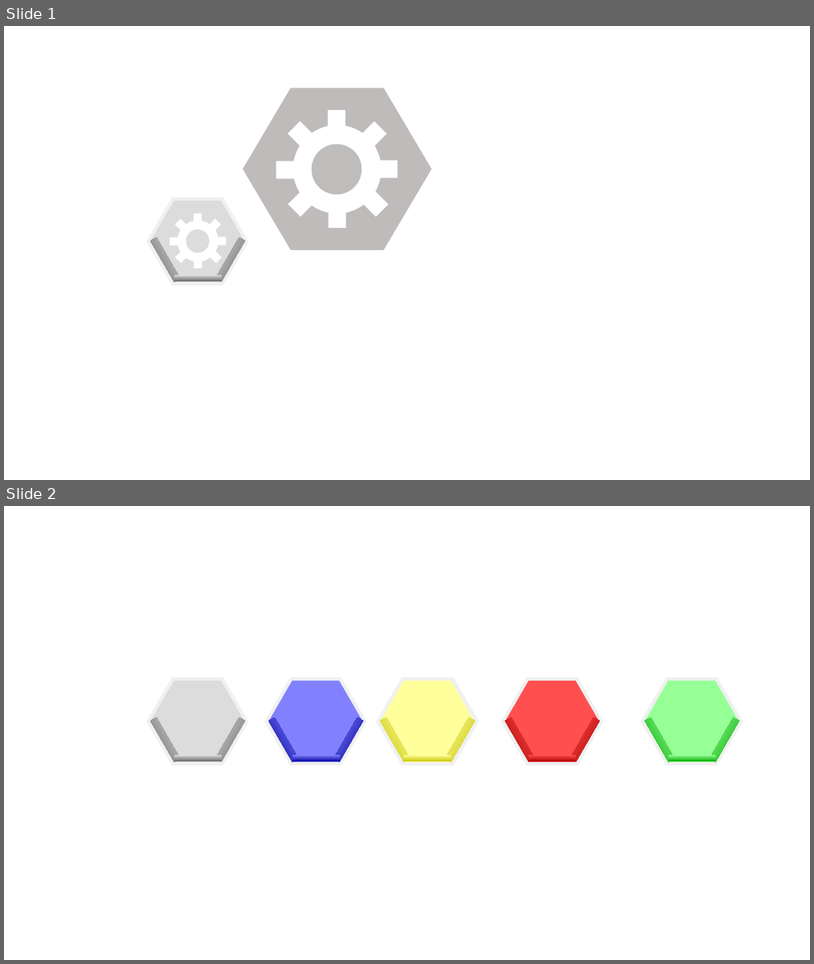
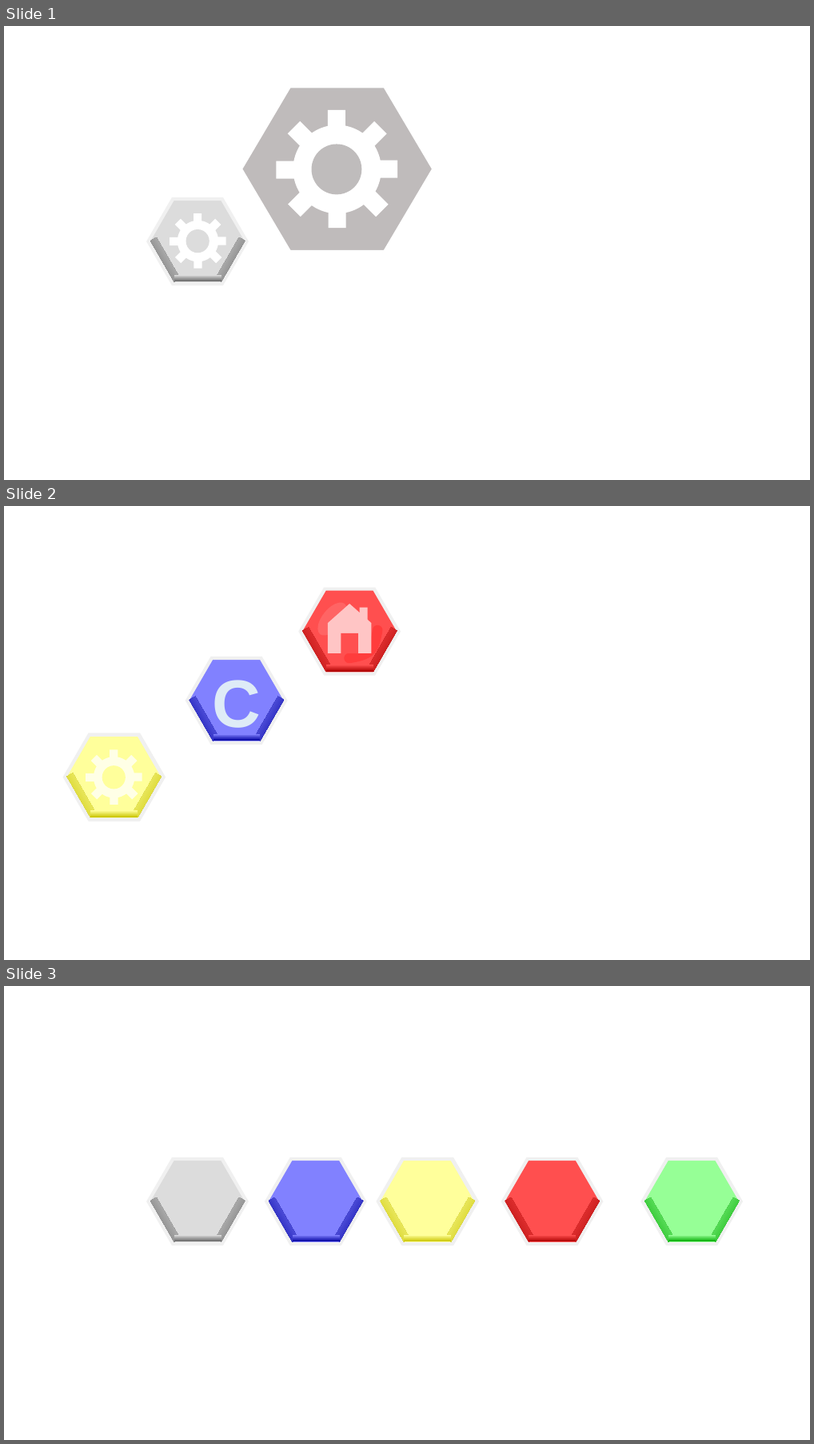
Before and after one commit to SNUGDC/Hextris, a slide deck: Hextris 아트 리소스.pptx. Shown one above the other, each under a label of ours: slides 1 and 2 before the commit, slides 1, 2 and 3 after it. The pictures are 814x964 and 814x1444 pixels, drawn with LibreOffice and Linux fonts; fonts in the diff are those of the drawing. Boxes give left, top, right and bottom in pixels: in the first picture for what was removed or moved away, otherwise in the second. Text is boxed around its words. In the diff, an @@ line names an element or a change of style, - is before the commit and + after.

```diff
--- a/Hextris 아트 리소스.pptx
+++ b/Hextris 아트 리소스.pptx
@@ slide 2 added at [4,506,810,960], background #FFFFFF @@
@@ group added at [301,589,399,673]: 6 rectangles, 1 hexagon, 1 ellipse, 1 freeform shape, 1 triangle @@
@@ group added at [187,658,286,743]: 3 rectangles, 1 hexagon, 1 text @@
+C
@@ group added at [65,735,164,820]: 14 rectangles, 2 hexagons, 2 ellipses @@
@@ what was slide 2 is now slide 3 @@
```
Also in this commit, not shown: 2 slides changed, 3 other files.
